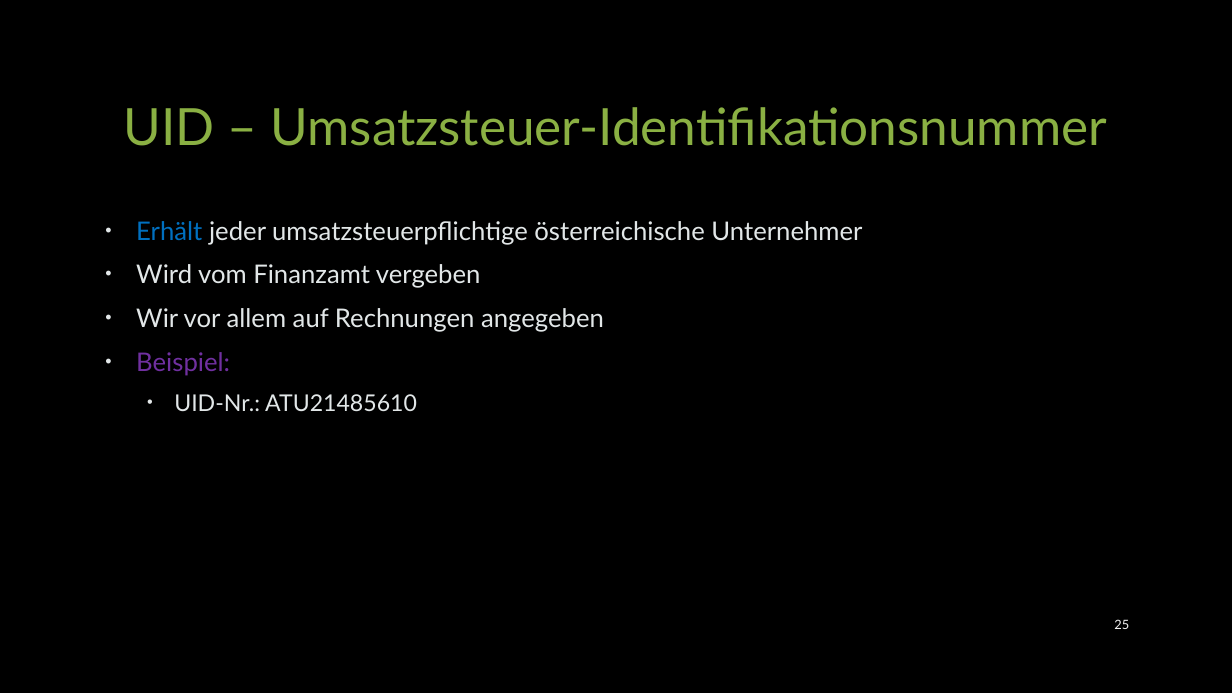
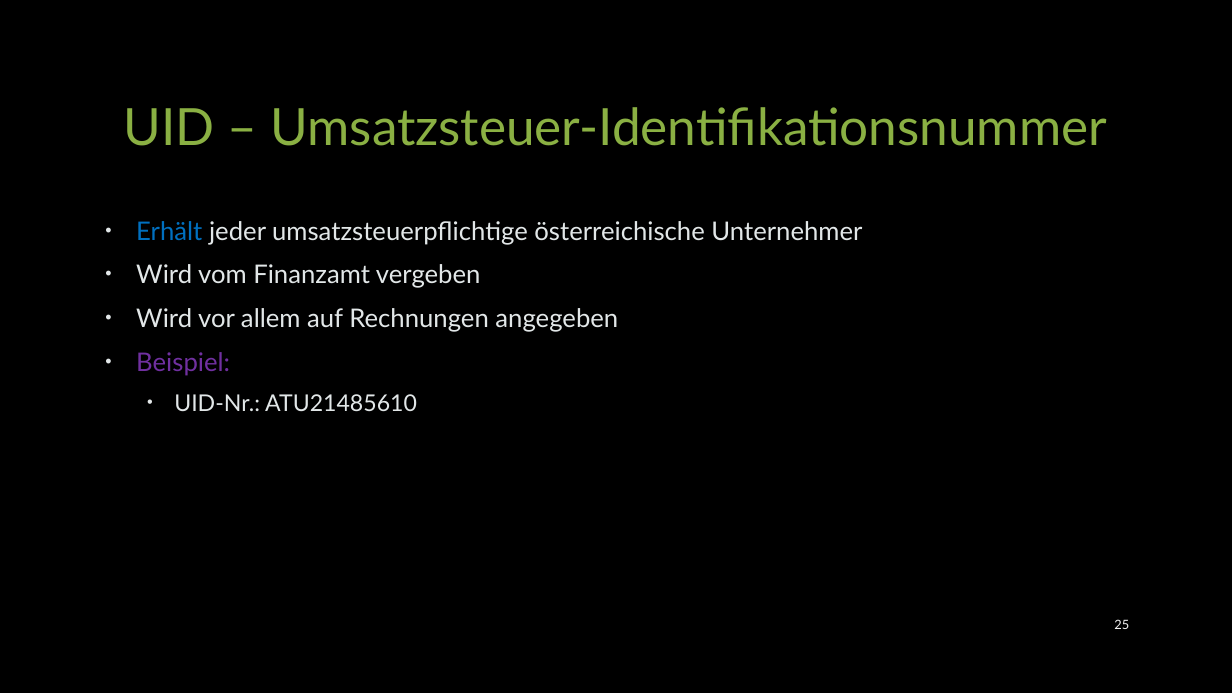
Before and after one commit to ScarSchool/RW, a slide deck: slide 25 of Kommunikation allgemein & Kaufverträge anbahnen.pptx. Drawn at 1232x693 pixels with LibreOffice and Linux fonts; fonts in the diff are those of the drawing. Boxes give left, top, right and bottom in pixels: in the first picture for what was removed or moved away, otherwise in the second. Text is boxed around its words. In the diff, an @@ line names an element or a change of style, - is before the commit and + after.

```diff
--- a/Kommunikation allgemein & Kaufverträge anbahnen.pptx
+++ b/Kommunikation allgemein & Kaufverträge anbahnen.pptx
@@ text at (x1=136, y1=308, x2=618, y2=332): text changed @@
-• Wir vor allem auf Rechnungen angegeben
+• Wird vor allem auf Rechnungen angegeben
```
Also in this commit, not shown: 3 other slides changed, 2 other files.
